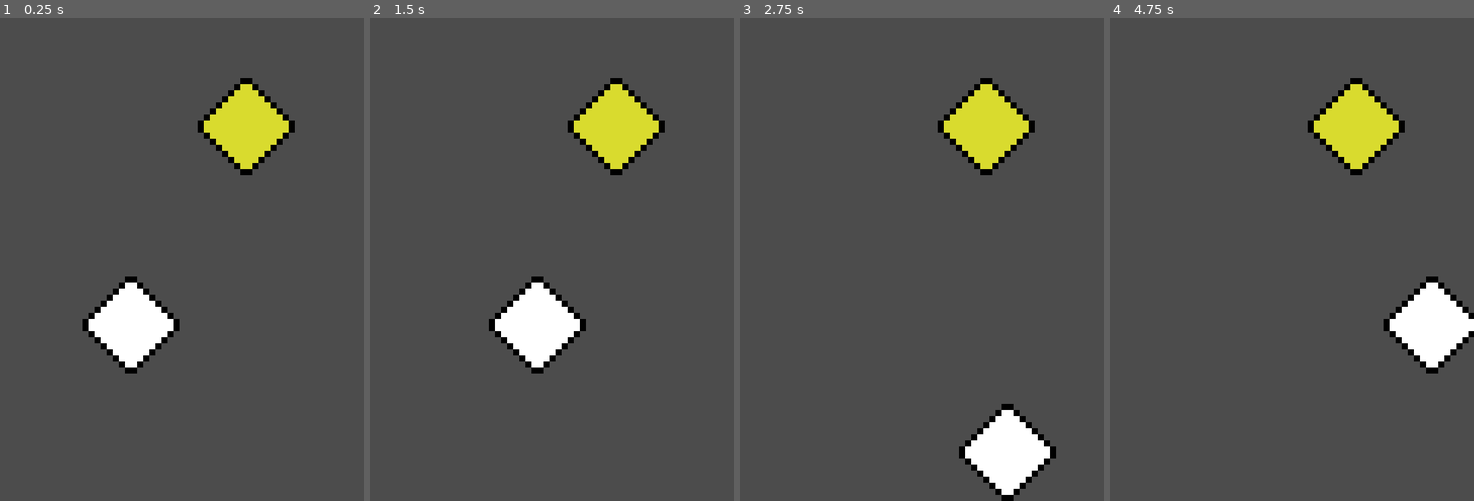
Above: before the commit, frames 1-4 (left to right).
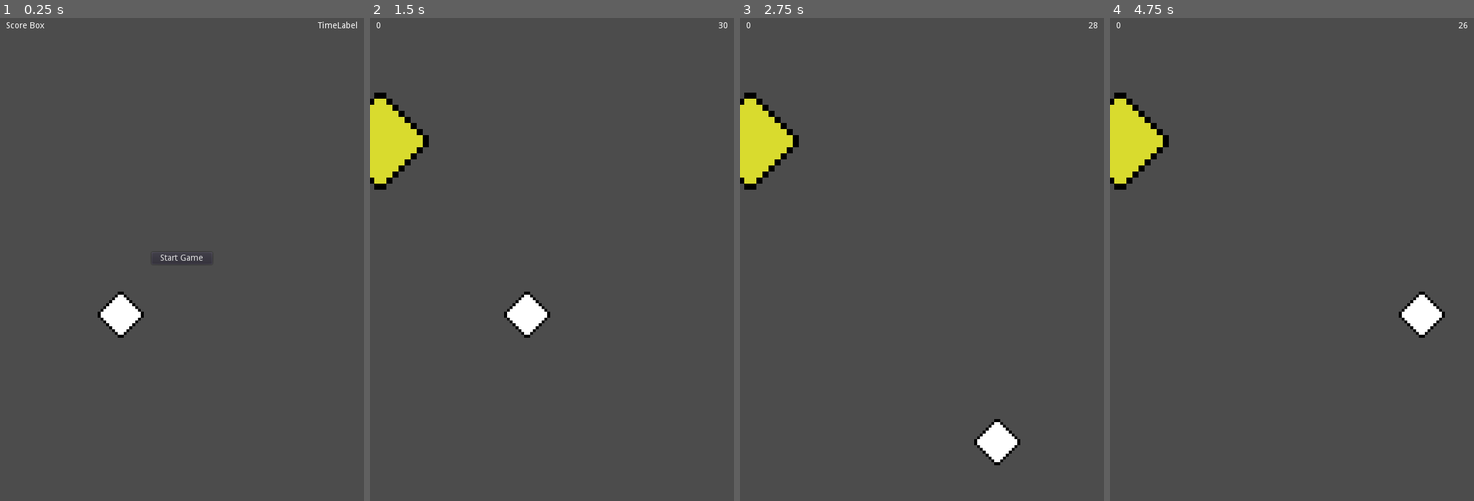
Above: after the commit, the same moments.

Repository: TateKennington/Godot-Game-Dev
Game: Godot game, scene res://Main.tscn
The game is run twice, just before and just after one commit, with the same random seed, the same clock (stepped at 60 frames per second) and the same inputs.
Inputs (mouse positions are in pixels of both pictures, inside the frame that each line leads up to):
- Up to frame 1 (0.25 s): no input
- Up to frame 2 (1.5 s): click (552, 259) at 0.5 s, where only the run after the commit has a clickable "Start Game"; tap Enter at 1.25 s; hold Right (ui_right) from 1.28 s (still down)
- Up to frame 3 (2.75 s): release Right (ui_right) at 2.03 s; hold Down (ui_down) from 2.03 s (still down)
- Up to frame 4 (4.75 s): release Down (ui_down) at 2.78 s; hold Right (ui_right) 2.78-3.53 s; hold Up (ui_up) 3.53-4.28 s; hold Left (ui_left) from 4.28 s (still down)

The runs differ from the first frame. In frame 1, 5.7% of the frame differs, in the area x 1-99%, y 0-74%; in frame 2, 7.6%, in the area x 0-99%, y 0-74%; in frame 3, 7.6%; in frame 4, 7.5%.

Commit message:
Added gui elements and spawning coins

Diff:
--- a/CoinDash/Main.gd
+++ b/CoinDash/Main.gd
@@ -1,14 +1,45 @@
 extends Node
 
 var score = 0
-var timeleft = 0
+var timeleft = 30
+
+export (PackedScene) var coinScene
+
+func startGame():
+	score = 0;
+	timeleft = 30;
+	$HUD.updateScore(score)
+	$HUD.updateTimer(timeleft);
+	$GameplayTimer.start();
+	spawnCoin()
+	pass
+
+func gameOver():
+	$GameplayTimer.stop()
+	$Player.die()
+	pass
 
 func _on_GameplayTimer_timeout():
-	$Player.die();
+	timeleft-=1
+	$HUD.updateTimer(timeleft)
+	#TODO: GameOver
 	pass
 
 
 func _on_Player_pickup():
 	score+=1
-	print(str(score))
+	timeleft+=10
+	$HUD.updateScore(score)
+	$HUD.updateTimer(timeleft)
+	spawnCoin()
 	pass
+
+func spawnCoin():
+	var c = coinScene.instance()
+	var screenSize = get_viewport().get_visible_rect().size;
+	$Coins.add_child(c)
+	c.position = Vector2(rand_range(0, screenSize.x), rand_range(0, screenSize.y))
+	while $Player.position.distance_to(c.position) < 300:
+		c.position = Vector2(rand_range(0, screenSize.x), rand_range(0, screenSize.y))
+
+	pass
--- a/CoinDash/Main.tscn
+++ b/CoinDash/Main.tscn
@@ -1,28 +1,33 @@
-[gd_scene load_steps=4 format=2]
+[gd_scene load_steps=5 format=2]
 
 [ext_resource path="res://Main.gd" type="Script" id=1]
-[ext_resource path="res://Player.tscn" type="PackedScene" id=2]
-[ext_resource path="res://Coin.tscn" type="PackedScene" id=3]
+[ext_resource path="res://Coin.tscn" type="PackedScene" id=2]
+[ext_resource path="res://Player.tscn" type="PackedScene" id=3]
+[ext_resource path="res://HUD.tscn" type="PackedScene" id=4]
 
 [node name="Node" type="Node" index="0"]
 
 script = ExtResource( 1 )
+coinScene = ExtResource( 2 )
 
-[node name="Player" parent="." index="0" instance=ExtResource( 2 )]
+[node name="Player" parent="." index="0" instance=ExtResource( 3 )]
 
-position = Vector2( 216.082, 509.511 )
+position = Vector2( 199.284, 492.713 )
+scale = Vector2( 0.475073, 0.475073 )
 
 [node name="GameplayTimer" type="Timer" parent="." index="1"]
 
 process_mode = 1
-wait_time = 5.0
-one_shot = true
-autostart = true
+wait_time = 1.0
+one_shot = false
+autostart = false
 
-[node name="Coin" parent="." index="2" instance=ExtResource( 3 )]
+[node name="HUD" parent="." index="2" instance=ExtResource( 4 )]
 
-position = Vector2( 406.381, 182.933 )
+[node name="Coins" type="Node" parent="." index="3"]
 
 [connection signal="pickup" from="Player" to="." method="_on_Player_pickup"]
 
 [connection signal="timeout" from="GameplayTimer" to="." method="_on_GameplayTimer_timeout"]
+
+[connection signal="game_start" from="HUD" to="." method="startGame"]
